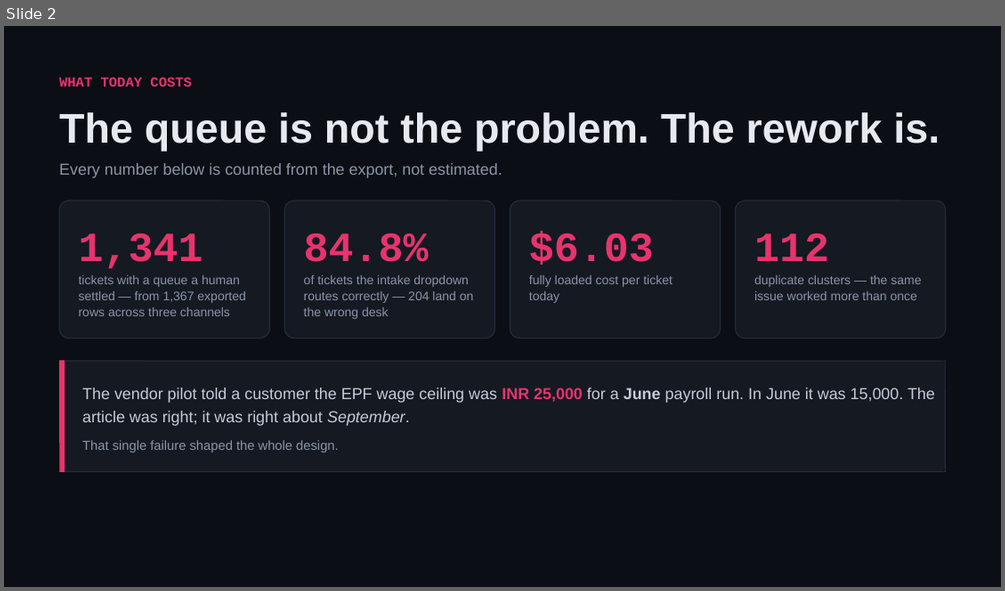
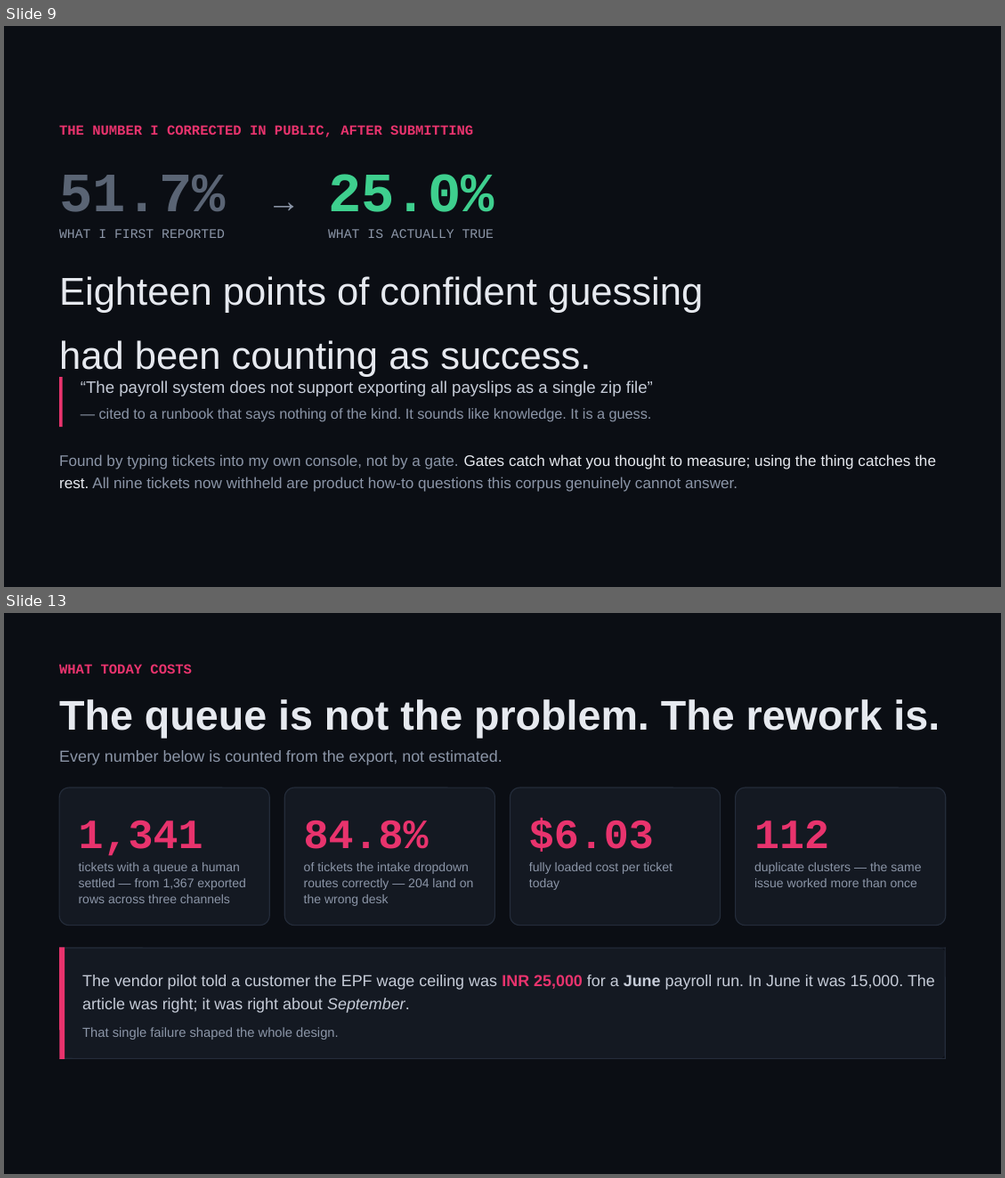
Before and after one commit to shivam-25/ramco-payce-pilot, a slide deck: docs/deck/ramco-payce-pilot.pptx. Shown one above the other, each under a label of ours: slide 2 before the commit, slides 9 and 13 after it; the slides between them are not shown. The pictures are 1005x591 and 1005x1178 pixels, drawn with LibreOffice and Linux fonts; fonts in the diff are those of the drawing. Boxes give left, top, right and bottom in pixels: in the first picture for what was removed or moved away, otherwise in the second. Text is boxed around its words. In the diff, an @@ line names an element or a change of style, - is before the commit and + after.

```diff
--- a/docs/deck/ramco-payce-pilot.pptx
+++ b/docs/deck/ramco-payce-pilot.pptx
@@ slide 9 added at [4, 26, 1001, 587], background #0B0E14 @@
@@ text added at [59, 125, 473, 137], 10 pt, text #E8336D, bold @@
+THE NUMBER I CORRECTED IN PUBLIC, AFTER SUBMITTING
@@ text added at [59, 175, 226, 212], 40 pt, text #5A6474, bold @@
+51.7%
@@ text added at [267, 179, 301, 218], 24 pt, text #8B95A7 @@
+→
@@ text added at [328, 174, 494, 212], 40 pt, text #3ECF8E, bold @@
+25.0%
@@ text added at [59, 229, 225, 238], 9.5 pt, text #8B95A7 @@
+WHAT I FIRST REPORTED
@@ text added at [328, 229, 494, 238], 9.5 pt, text #8B95A7 @@
+WHAT IS ACTUALLY TRUE
@@ text added at [59, 276, 703, 377], 28 pt, text #E6E9EF @@
+Eighteen points of confident guessing
+had been counting as success.
@@ line added from (61, 377) to (61, 426), #E8336D 2.25 pt @@
@@ text added at [81, 380, 653, 422], 10.5 pt, text #8B95A7 @@
+“The payroll system does not support exporting all payslips as a single zip file”
+— cited to a runbook that says nothing of the kind. It sounds like knowledge. It is a guess.
@@ text added at [59, 454, 936, 491], 11 pt, text #8B95A7 @@
+Found by typing tickets into my own console, not by a gate. Gates catch what you thought to measure; using the thing catches the rest. All nine tickets now withheld are product how-to questions this corpus genuinely cannot answer.
@@ what was slide 2 is now slide 13 @@
```
Also in this commit, not shown: 11 other slides added, 1 slide removed, 32 other files.
